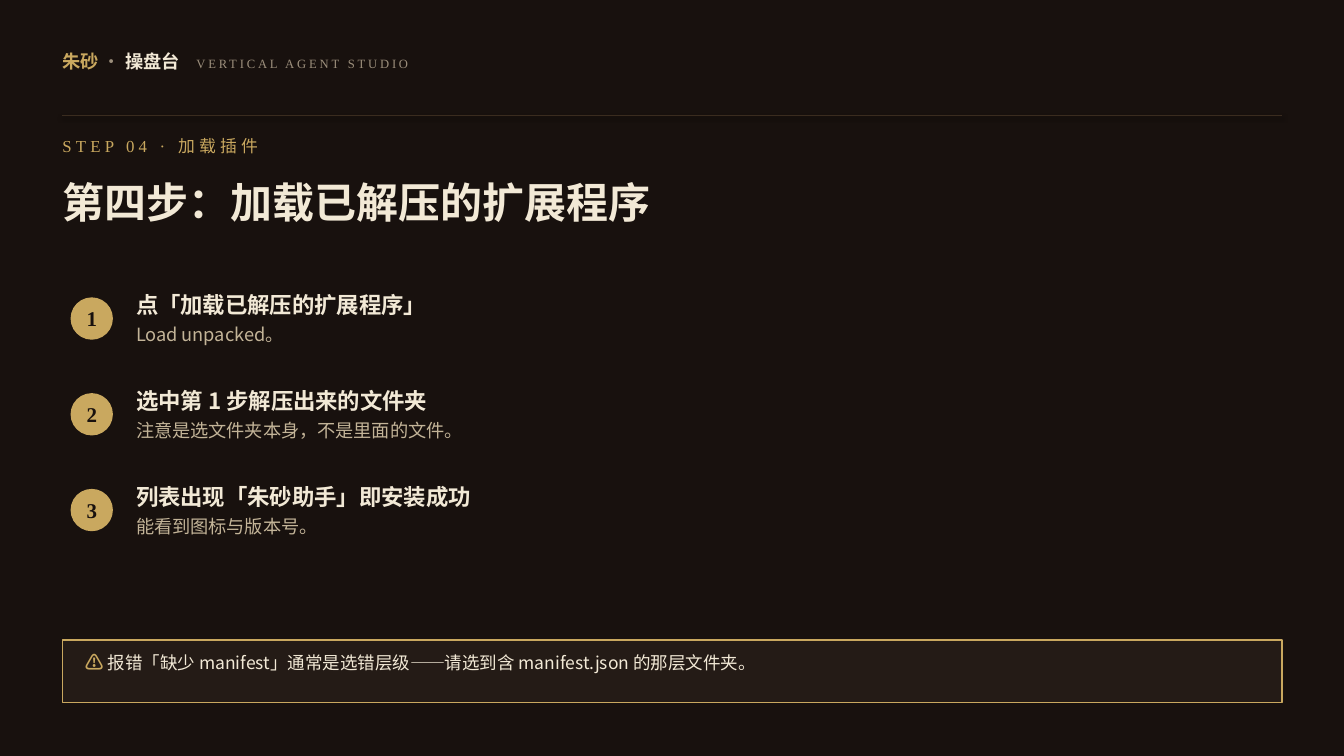
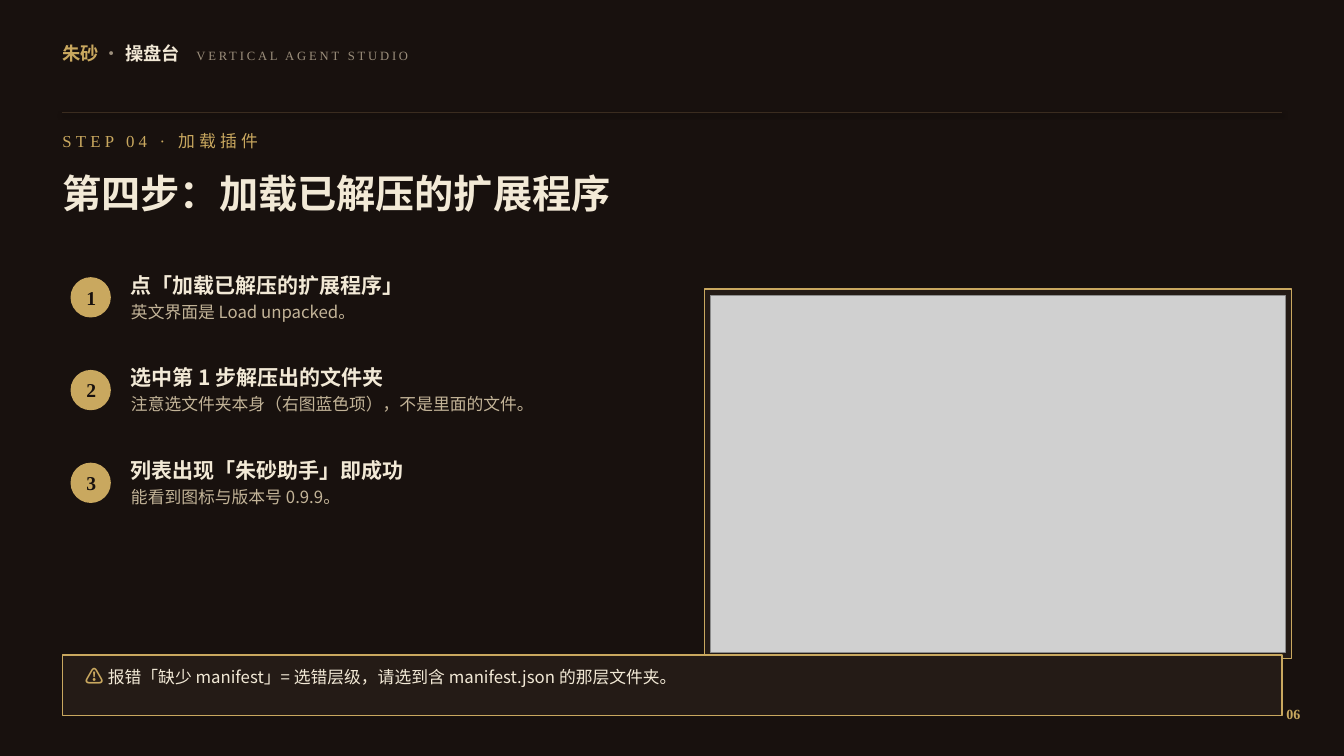
Before and after one commit to yonglin22/xhsneirongshengcheng, a slide deck: slide 7 of downloads/朱砂助手插件安装教程.pptx. Drawn at 1344x756 pixels with LibreOffice and Linux fonts; fonts in the diff are those of the drawing; grey boxes stand for pictures. Boxes give left, top, right and bottom in pixels: in the first picture for what was removed or moved away, otherwise in the second. Text is boxed around its words. In the diff, an @@ line names an element or a change of style, - is before the commit and + after.

```diff
--- a/downloads/朱砂助手插件安装教程.pptx
+++ b/downloads/朱砂助手插件安装教程.pptx
@@ text "朱砂 · 操盘台 VERTICAL AGENT ...": place and size @@
-text "朱砂 · 操盘台 VERTICAL AGENT ..." at (62,52,179,70)
+text "朱砂 · 操盘台 VERTICAL AGENT ..." at (62,44,179,62)
@@ elbow line moved from (63, 116) - (1282, 116) to (63, 113) - (1282, 113) @@
@@ text "STEP 04 · 加载插件": place and size @@
-text "STEP 04 · 加载插件" at (62,138,258,154)
+text "STEP 04 · 加载插件" at (62,133,258,149)
@@ text "第四步：加载已解压的扩展程序": place and size @@
-text "第四步：加载已解压的扩展程序" at (62,182,650,222)
+text "第四步：加载已解压的扩展程序" at (62,174,610,212)
@@ text "第四步：加载已解压的扩展程序" at (62,174,610,212): size 30 to 28 pt @@
@@ ellipse "1": place and size @@
-ellipse "1" at (71,297,113,340)
+ellipse "1" at (71,277,111,318)
@@ text at (131,275,404,295): size 16 to 15 pt in "点「加载已解压的扩展程序」" @@
@@ text "点「加载已解压的扩展程序」": place and size @@
-text "点「加载已解压的扩展程序」" at (136,294,426,345)
+text "点「加载已解压的扩展程序」" at (131,275,404,322)
@@ rectangle added at (705,289,1292,659), fill #241B16, outline #C9A85F 1 pt @@
@@ picture added at (711,295,1286,653) @@
@@ text at (131,304,355,322): text changed; size 13 to 12 pt @@
-Load unpacked。
+英文界面是 Load unpacked。
@@ ellipse "2": place and size @@
-ellipse "2" at (71,393,113,436)
+ellipse "2" at (71,370,111,410)
@@ text at (131,367,534,412): text changed; size 13 to 12 pt @@
-选中第 1 步解压出来的文件夹
-注意是选文件夹本身，不是里面的文件。
+选中第 1 步解压出的文件夹
+注意选文件夹本身（右图蓝色项），不是里面的文件。
@@ size 15 to 14 pt in 3 elements at (71,277,111,318), (71,370,111,410), (71,463,111,503) @@
@@ ellipse "3": place and size @@
-ellipse "3" at (71,489,113,531)
+ellipse "3" at (71,463,111,503)
@@ text at (131,460,404,505): text changed; size 16 to 12 pt; text colour #F2E9D6 to #C3B498; bold off @@
-列表出现「朱砂助手」即安装成功
-能看到图标与版本号。
+列表出现「朱砂助手」即成功
+能看到图标与版本号 0.9.9。
@@ rectangle: place and size @@
-rectangle at (63,640,1282,703)
+rectangle at (63,655,1282,716)
@@ text at (108,669,676,687): text changed; size 12.5 to 12 pt @@
-⚠ 报错「缺少 manifest」通常是选错层级——请选到含 manifest.json 的那层文件夹。
+⚠ 报错「缺少 manifest」= 选错层级，请选到含 manifest.json 的那层文件夹。
@@ text added at (1286,710,1300,719), 10 pt, text #C9A85F, bold @@
+06
```
Also in this commit, not shown: 11 other slides changed, 1 slide added, 24 other files.
